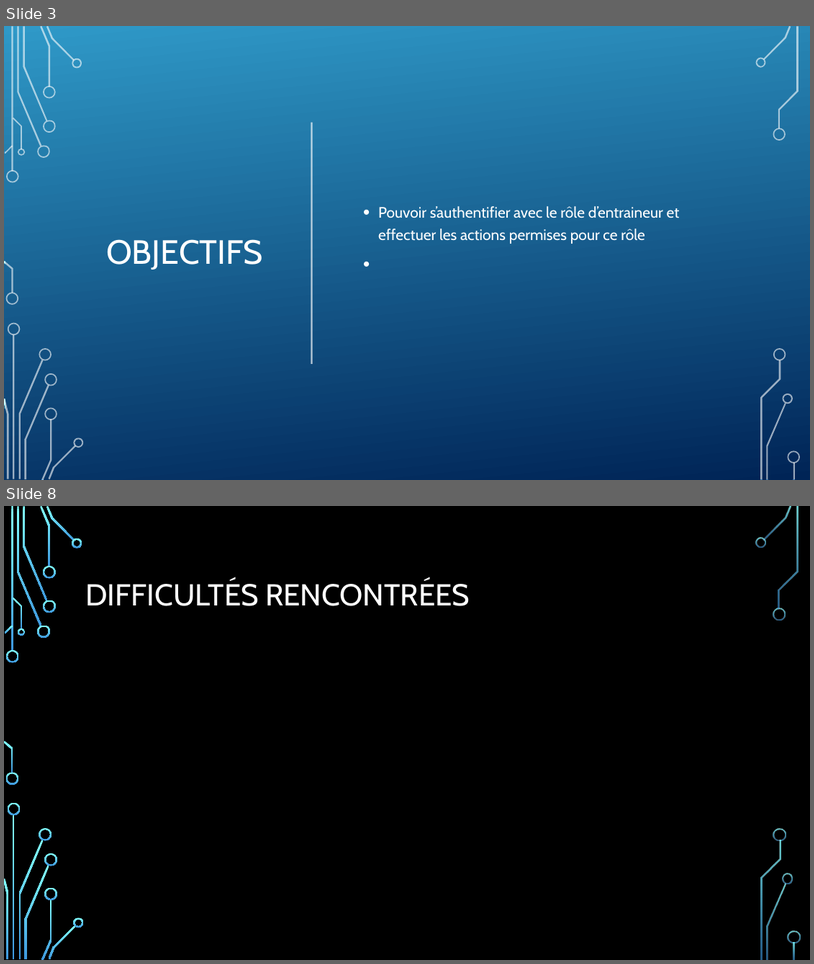
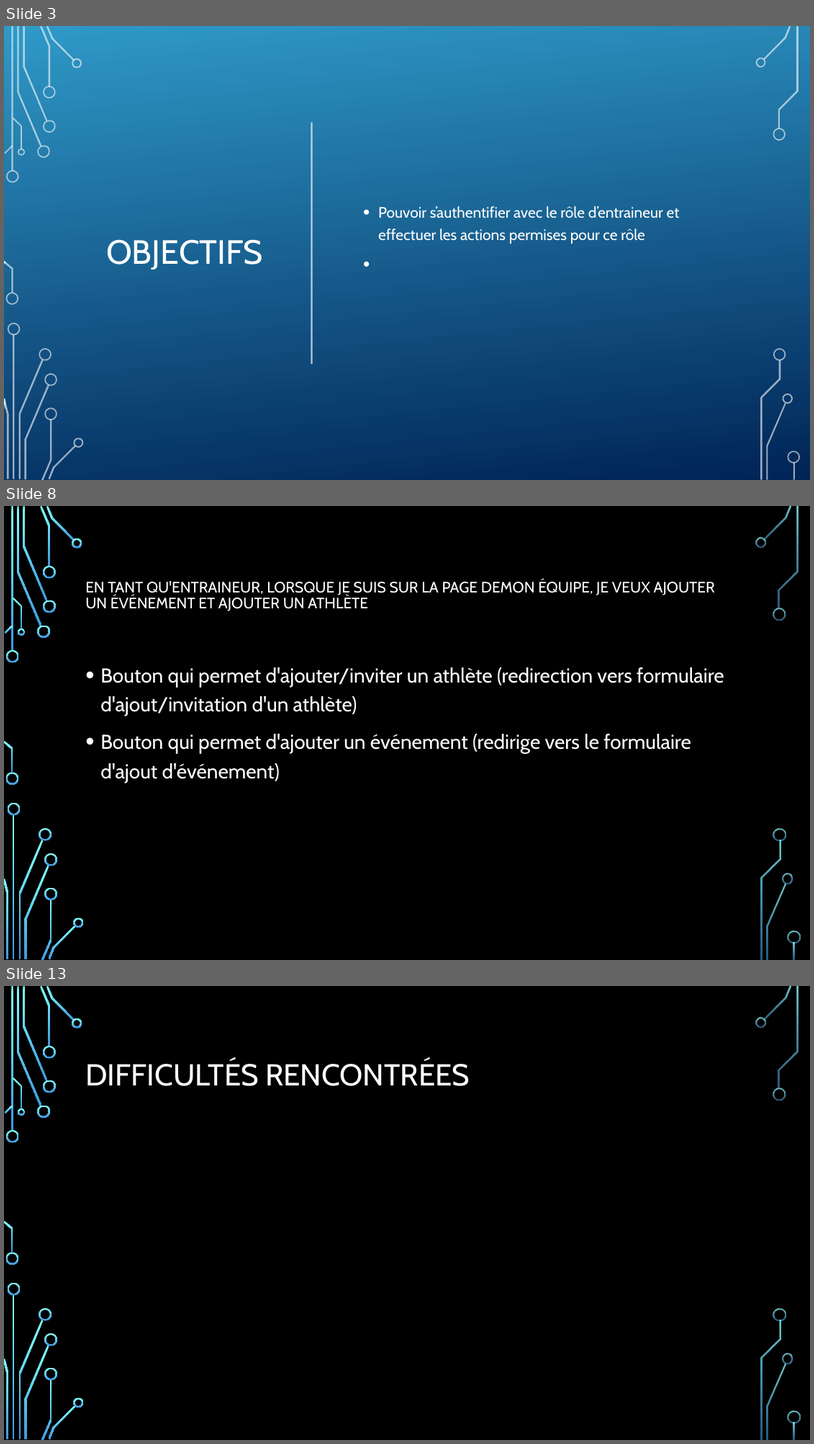
Before and after one commit to DFC-Informatique-Cegep-de-Sainte-Foy/GestionEquipesSportives, a slide deck: Documentation/Revue 3/Presentation_Revue_3.pptx. Shown one above the other, each under a label of ours: slides 3 and 8 before the commit, slides 3, 8 and 13 after it; the slides between them are not shown. The pictures are 814x964 and 814x1444 pixels, drawn with LibreOffice and Linux fonts; fonts in the diff are those of the drawing; background and template pictures are left out. Boxes give left, top, right and bottom in pixels: in the first picture for what was removed or moved away, otherwise in the second. Text is boxed around its words. In the diff, an @@ line names an element or a change of style, - is before the commit and + after.

```diff
--- a/Documentation/Revue 3/Presentation_Revue_3.pptx
+++ b/Documentation/Revue 3/Presentation_Revue_3.pptx
@@ slide 8 added at box(4, 506, 810, 960), background picture (left out); not listed: 36 template elements that a slide beside it also shows @@
@@ title added at box(85, 579, 715, 611), 18 pt, text #FFFFFF @@
+EN TANT QU'ENTRAINEUR, LORSQUE JE SUIS SUR LA PAGE DEMON ÉQUIPE, JE VEUX AJOUTER UN ÉVÉNEMENT ET AJOUTER UN ATHLÈTE
@@ text added at box(100, 667, 725, 782), 24 pt, text #FFFFFF @@
+• Bouton qui permet d'ajouter/inviter un athlète (redirection vers formulaire d'ajout/invitation d'un athlète)
+• Bouton qui permet d'ajouter un événement (redirige vers le formulaire d'ajout d'événement)
@@ what was slide 8 is now slide 13 @@
```
Also in this commit, not shown: 1 slide changed, 5 other slides added, 1 slide removed.
